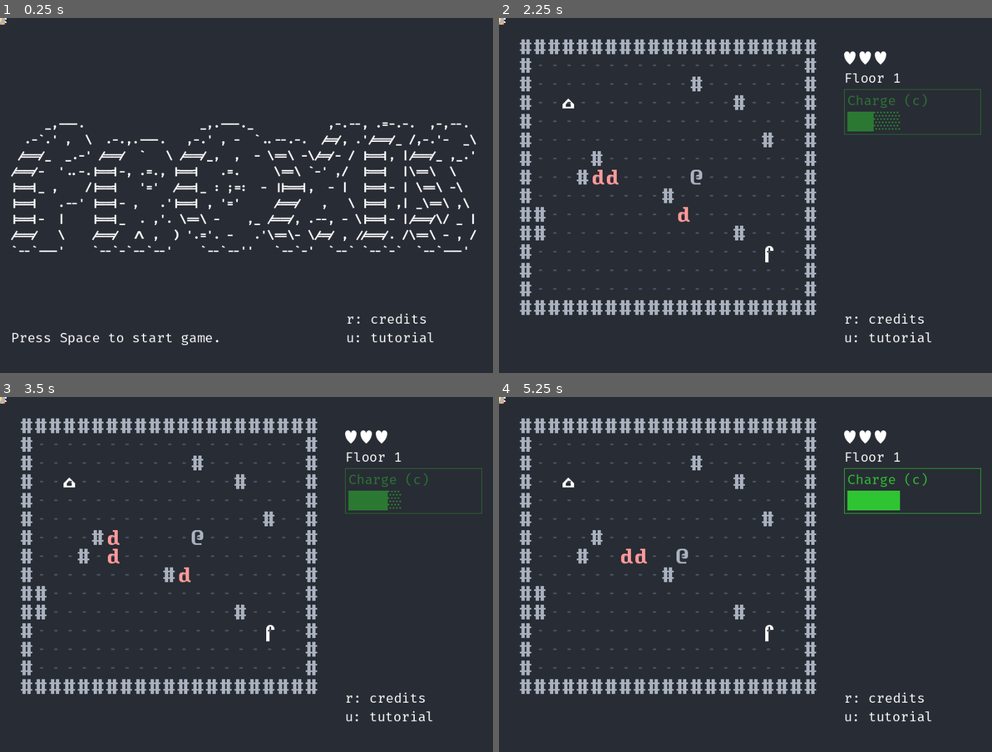
Above: before the commit, frames 1-4 (two rows, left to right).
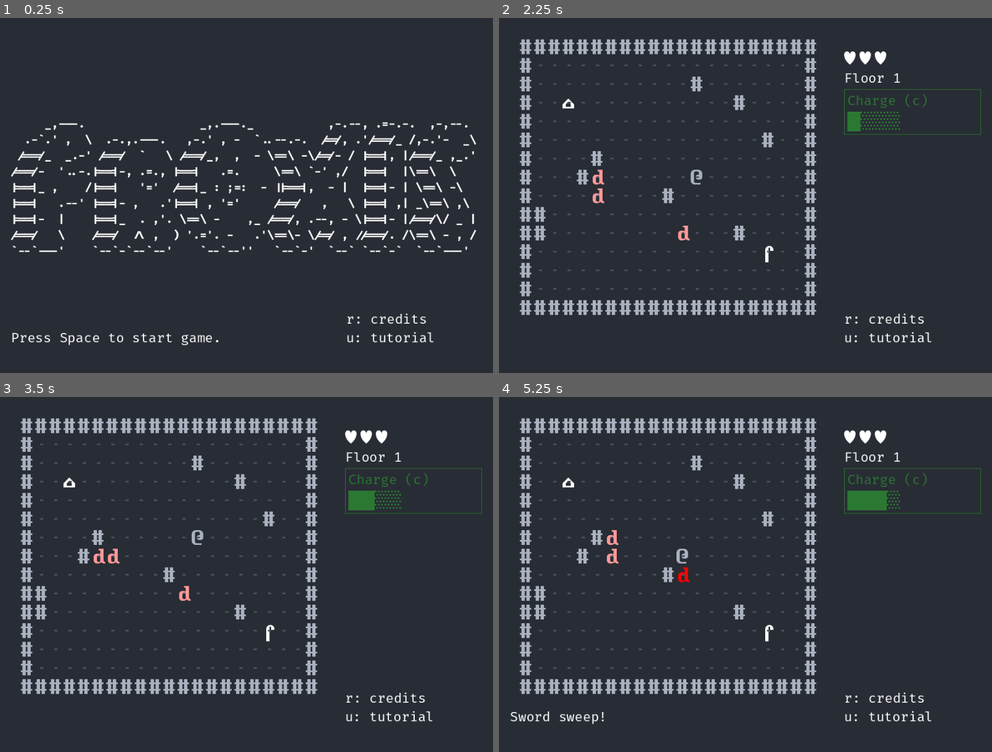
Above: after the commit, the same moments.

Repository: dave470003/froxis
Game: Godot game, scene res://scene/main/MainScene.tscn
Same seed, same stepped clock (60 frames per second), same inputs: the game is played once before the commit and once after it.
Inputs:
- Up to frame 1 (0.25 s): no input
- Up to frame 2 (2.25 s): tap Space (init_game) at 0.5, 0.6, 2 s; hold Right (move_right) 0.53-1.28 s; hold Down (move_down) 1.28-2.03 s; tap C at 1.35 s; hold Right (move_right) from 2.03 s (still down); tap I at 2.1 s
- Up to frame 3 (3.5 s): tap Enter at 2.75 s; release Right (move_right) at 2.78 s; hold Up (move_up) from 2.78 s (still down); tap N at 2.85 s
- Up to frame 4 (5.25 s): tap Space (init_game) at 3.5 s; release Up (move_up) at 3.53 s; hold Left (move_left) 3.53-5.03 s; tap P at 3.6 s; tap T at 4.35 s; tap Enter at 5 s; hold Down (move_down) from 5.03 s (still down); tap L at 5.1 s

The runs differ from the first frame. In frame 1, less than 0.1% of the frame differs, in the area x 0-2%, y 0-2%; in frame 2, 0.4%; in frame 3, 0.4%; in frame 4, 1.4%, in the area x 0-98%, y 0-93%.

Commit message:
Submitted version

Diff:
--- a/project.godot
+++ b/project.godot
@@ -14,6 +14,11 @@
 run/main_scene="res://scene/main/MainScene.tscn"
 config/features=PackedStringArray("4.2", "GL Compatibility")
 config/icon="res://icon.svg"
+
+[audio]
+
+driver/driver="Dummy"
+driver/mix_rate.web=1
 
 [display]
 
--- a/scene/main/MainScene.gd
+++ b/scene/main/MainScene.gd
@@ -2,7 +2,6 @@
 
 const INIT_GAME = "InitGame"
 const INIT_LEVEL = "InitGame/InitLevel"
-const PC = "InitGame/InitLevel/PC"
 const PC_MOVE = "PCMove"
 const PC_ATTACK = "PCMove/PCAttack"
 const SCHEDULE = "Schedule"
@@ -33,7 +32,7 @@
 	[
 		"turn_started", "_on_Schedule_turn_started",
 		SCHEDULE,
-		PC_MOVE, NPC, SIDEBAR, PC
+		PC_MOVE, NPC, SIDEBAR
 	],
 	[
 		"turn_ended", "_on_Schedule_turn_ended",
@@ -129,16 +128,6 @@
 		"skill_unprimed", "_on_Teleport_skill_unprimed",
 		TELEPORT_SKILL,
 		PC_MOVE
-	],
-	[
-		"turn_invisible", "_on_PCMove_turn_invisible",
-		PC_MOVE,
-		PC
-	],
-	[
-		"turn_visible", "_on_PCAttack_turn_visible",
-		PC_ATTACK,
-		PC
 	],
 	[
 		"visit_shrine", "_on_PCMove_visit_shrine",
--- a/scene/main/MainScene.tscn
+++ b/scene/main/MainScene.tscn
@@ -11,14 +11,7 @@
 [ext_resource type="Script" path="res://scene/main/ReloadGame.gd" id="6_ceh1i"]
 [ext_resource type="Script" path="res://scene/main/DungeonBoard.gd" id="7_8pe1w"]
 [ext_resource type="Script" path="res://scene/main/RemoveObject.gd" id="9_trlfh"]
-[ext_resource type="PackedScene" uid="uid://bq4280bwkq1sf" path="res://sprite/Ladder.tscn" id="11_dg4fr"]
-[ext_resource type="PackedScene" uid="uid://bxggj3f5pmh7w" path="res://sprite/Shrine.tscn" id="12_i7qc2"]
-[ext_resource type="PackedScene" uid="uid://8lrriilsvf05" path="res://sprite/Trap.tscn" id="14_f13va"]
 [ext_resource type="Script" path="res://scene/main/Shop.gd" id="15_v00bv"]
-[ext_resource type="PackedScene" uid="uid://c05ktxr0a7kii" path="res://sprite/Harpy.tscn" id="16_o36qn"]
-[ext_resource type="PackedScene" uid="uid://dwin0140cgh7b" path="res://sprite/Elf.tscn" id="17_cmw3y"]
-[ext_resource type="PackedScene" uid="uid://j2nymjqfi1v5" path="res://sprite/Troll.tscn" id="18_xerx4"]
-[ext_resource type="PackedScene" uid="uid://41j3va1ces38" path="res://sprite/Demon.tscn" id="19_n3ks7"]
 
 [node name="MainScene" type="Node2D"]
 script = ExtResource("1_x6a0h")
@@ -54,19 +47,5 @@
 [node name="RemoveObject" type="Node2D" parent="."]
 script = ExtResource("9_trlfh")
 
-[node name="Ladder" parent="." instance=ExtResource("11_dg4fr")]
-
-[node name="Shrine" parent="." instance=ExtResource("12_i7qc2")]
-
-[node name="Trap" parent="." instance=ExtResource("14_f13va")]
-
 [node name="Shop" type="Node2D" parent="."]
 script = ExtResource("15_v00bv")
-
-[node name="Harpy" parent="." instance=ExtResource("16_o36qn")]
-
-[node name="Elf" parent="." instance=ExtResource("17_cmw3y")]
-
-[node name="Troll" parent="." instance=ExtResource("18_xerx4")]
-
-[node name="Demon" parent="." instance=ExtResource("19_n3ks7")]
--- a/scene/main/Modeline.gd
+++ b/scene/main/Modeline.gd
@@ -27,8 +27,8 @@
 func _on_PCAttack_pc_attacked(message: String) -> void:
 	text = message
 
-func _on_InitGame_start_game(message: String) -> void:
-	text = message
+func _on_InitGame_start_game() -> void:
+	text =  "Game started"
 
 func _on_PCMove_display_message(message: String) -> void:
 	text = message
--- a/scene/main/PCAttack.gd
+++ b/scene/main/PCAttack.gd
@@ -30,7 +30,6 @@
 	var sprite = _ref_DungeonBoard.get_sprite(group_name, x, y)
 	var groups = sprite.get_groups()
 	await _animate_sprite_injury(sprite)
-	print(sprite)
 	sprite.remove_health(damage)
 	if sprite._health <= 0:
 		for i in range(0, groups.size()):
--- a/scene/main/PCMove.gd
+++ b/scene/main/PCMove.gd
@@ -108,6 +108,7 @@
 			dir = _new_InputName.MOVE_DOWN
 	elif _is_reload_input(event):
 		print("reload")
+		return
 	else:
 		return
 
@@ -295,5 +296,5 @@
 		teleport_kill.emit()
 		display_message.emit("Teleport killed enemies - cooldown reset")
 
-func _on_PCAttack_pc_attacked():
+func _on_PCAttack_pc_attacked(msg):
 	_did_kill = true
--- a/scene/main/Shop.gd
+++ b/scene/main/Shop.gd
@@ -26,7 +26,6 @@
 	_update_available_skills()
 
 func purchase_skill(skill_name: String):
-	print('here', skill_name)
 	var id = _get_id_for_skill(skill_name)
 	if id != null:
 		_bought_skills_ids.append(id)
Not shown, changed: export_presets.cfg
Not shown: 1 places in scene/main/MainScene.tscn that only renumber resources
